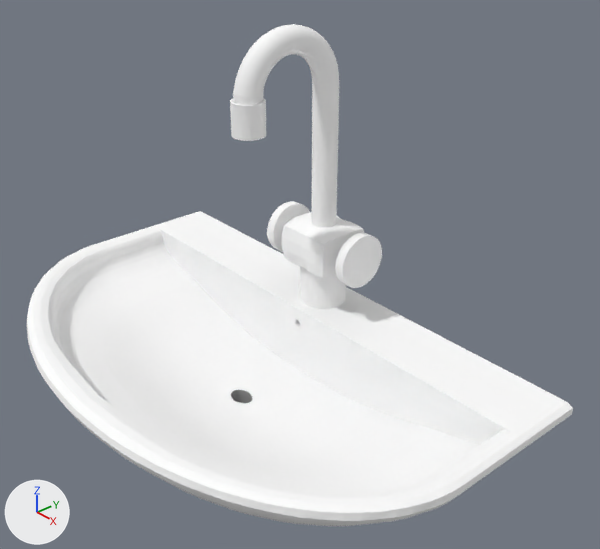
The Blender file Prototypes/Becken/becken.blend, before and after one commit.
Rendered twice from a 50 mm lens placed at (1.97, -1.44, 1.51), pointed at (0.1, 0.19, 0.21). Arrows for +X, +Y and +Z are at lower left; the lights stay in place.

Script lines for the objects in view, before the commit:
```python
me_circle = bpy.data.meshes.new('Circle')
me_circle.from_pydata(...)  # 1074 vertices, 927 faces; spans x -0.2..0.0, y -0.228..0.254, z -0.002..1.005
me_circle.materials.append(mat_material)  # white #ffffff
me_sphere = bpy.data.meshes.new('Sphere')
me_sphere.from_pydata(...)  # 1329 vertices, 1240 faces; spans x -0.982..0.0, y -0.626..0.511, z -0.354..0.003
me_sphere.materials.append(mat_material_001)  # white #ffffff
ob_circle = bpy.data.objects.new('Circle', me_circle)
ob_circle.location = (0.0, 0.242, 0.0)
_m = ob_circle.modifiers.new('Mirror', 'MIRROR')
_m.merge_threshold = 0.002
ob_sphere = bpy.data.objects.new('Sphere', me_sphere)
ob_sphere.location = (0.0, 0.0, 0.0)
_m = ob_sphere.modifiers.new('Mirror', 'MIRROR')
_m.merge_threshold = 0.0023
```
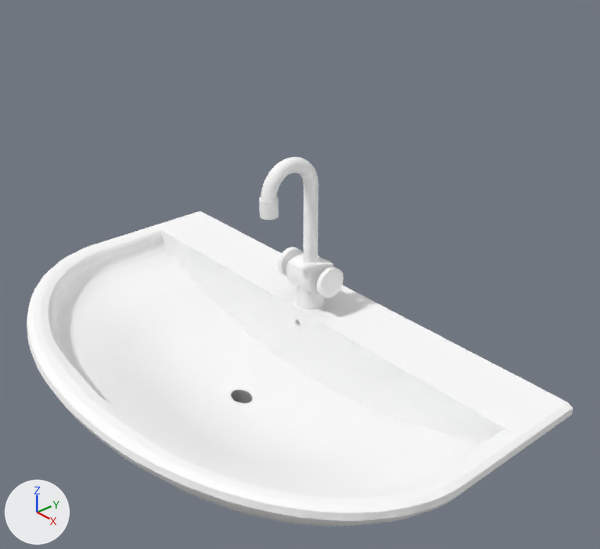
Where the change shows, as pixel boxes [x1, y1, x2, y2] in the pictures (600 x 549 px):
'Circle', rescaled (44% narrower, 46% shorter)
    before: [230, 24, 382, 309]
    after: [259, 157, 343, 310]

What the commit changed:
Object 'Circle' (ob_circle) is rescaled from (1.0, 1.0, 1.0) to (0.577, 0.577, 0.577).
